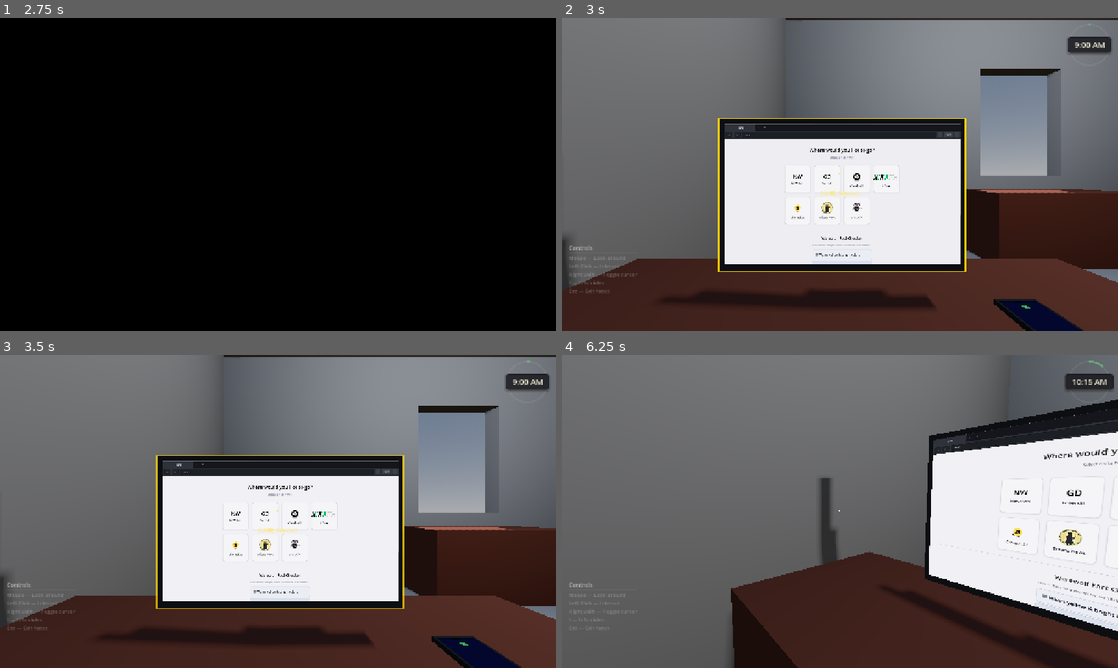
Above: before the commit, frames 1-4 (two rows, left to right).
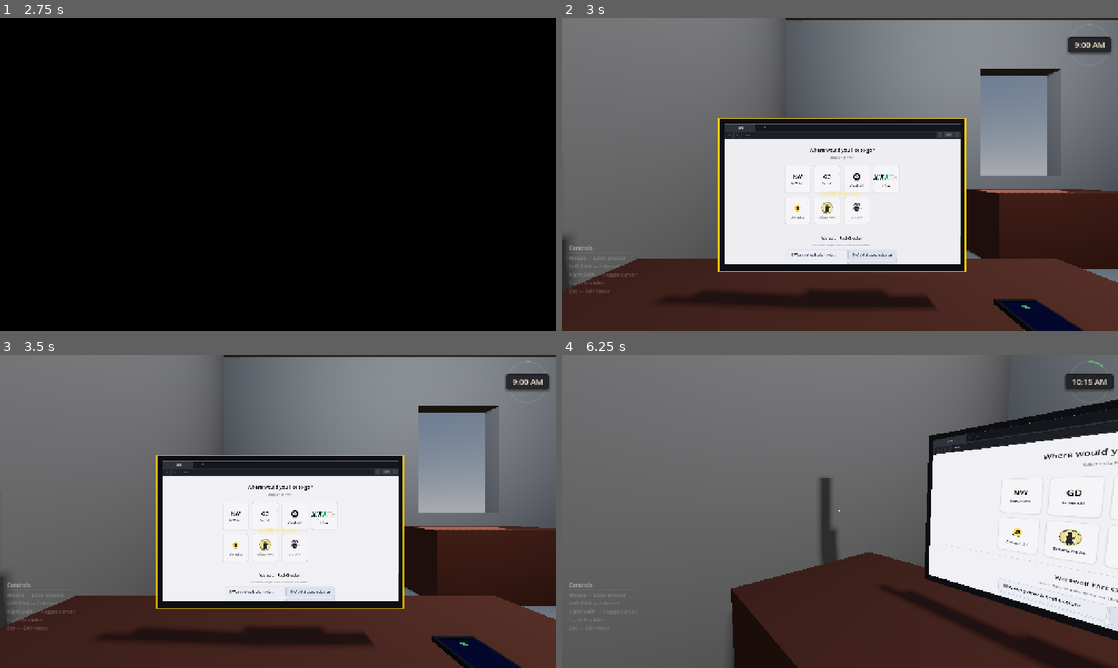
Above: after the commit, the same moments.

Repository: nickcyran/werewolf-on-campus
Game: Godot game, scene res://ui/landing_page/landing_page.tscn
Two runs of this game, one before a commit and one after it. Both use one fixed random seed, a clock stepped at 60 frames per second and the inputs below. The engine's default icon, where the game draws it, is replaced by a stand-in: a white triangle on a blue panel in a dark square. Video files are missing from this copy of the repository; at most half a second of black plays in their place. Sound files missing from this copy of the repository are replaced by a short silence.
Inputs (mouse positions are in pixels of both pictures, inside the frame that each line leads up to):
- Up to frame 1 (2.75 s): click "Next ▶" at 0.5 s; click "Next ▶" at 1.25 s; click "Begin ▶" at 2 s
- Up to frame 2 (3 s): tap Enter at 2.75 s; move the mouse to (962, 158) at 2.77 s; press the mouse at (962, 158) at 2.78 s
- Up to frame 3 (3.5 s): no input
- Up to frame 4 (6.25 s): tap Space at 3.5 s; move the mouse to (812, 511) at 3.52 s; release the mouse at (812, 511) at 3.53 s; tap I (toggle_info) at 3.6 s; click (812, 511) at 3.67 s; click "Next ▶" at 4.25 s; click "Next ▶" at 5 s; click "✕" at 5.75 s

Frame 1 is identical in both runs. In frame 2, 0.1% of the frame differs, in the area x 41-72%, y 63-78%; in frame 3, 0.1%; in frame 4, 0.2%, in the area x 78-100%, y 71-86%.

Commit message:
updated formatting on werewolf fact checker

Diff:
--- a/core/guided_learning_source.gd
+++ b/core/guided_learning_source.gd
@@ -2,17 +2,17 @@
 class_name GuidedLearningSource
 extends Resource
 
-enum Type { SCENE, IMAGE, VIDEO, AUDIO }
+enum Type {SCENE, IMAGE, VIDEO, AUDIO}
 
 @export var display_name: String = ""
-@export var url: String = ""          # shown in the chrome address bar
+@export var url: String = "" # shown in the chrome address bar
 @export var type: Type = Type.SCENE
 
 @export_group("Content")
-@export var scene: PackedScene        # Type.SCENE / Type.APP
-@export var image: Texture2D          # Type.IMAGE
-@export var video: VideoStream        # Type.VIDEO
-@export var audio: AudioStream        # Type.AUDIO
+@export var scene: PackedScene # Type.SCENE / Type.APP
+@export var image: Texture2D # Type.IMAGE
+@export var video: VideoStream # Type.VIDEO
+@export var audio: AudioStream # Type.AUDIO
 
 # ── Negative indicators ───────────────────────────────────────────────────────
 @export_group("Negative Indicators")
--- a/entities/player/components/day_end_overlay.gd
+++ b/entities/player/components/day_end_overlay.gd
@@ -25,7 +25,7 @@
 @onready var _title: Label = $DayEndCenter/TimeUpPanel/Margin/VBox/TitleLabel
 @onready var _hint: Label = $DayEndCenter/TimeUpPanel/Margin/VBox/HintLabel
 @onready var _scroll: ScrollContainer = $DayEndCenter/TimeUpPanel/Margin/VBox/Scroll
-@onready var _checklist_vbox: VBoxContainer = $DayEndCenter/TimeUpPanel/Margin/VBox/Scroll/ChecklistVBox
+@onready var _checklist_vbox: GridContainer = $DayEndCenter/TimeUpPanel/Margin/VBox/Scroll/ChecklistVBox
 @onready var _confirm: Button = $DayEndCenter/TimeUpPanel/Margin/VBox/ConfirmButton
 @onready var _result: Label = $DayEndCenter/TimeUpPanel/Margin/VBox/ResultLabel
 @onready var _vbox: VBoxContainer = $DayEndCenter/TimeUpPanel/Margin/VBox
--- a/entities/player/player.tscn
+++ b/entities/player/player.tscn
@@ -282,10 +282,12 @@
 mouse_filter = 0
 horizontal_scroll_mode = 0
 
-[node name="ChecklistVBox" type="VBoxContainer" parent="UI/DayEndOverlay/DayEndCenter/TimeUpPanel/Margin/VBox/Scroll"]
+[node name="ChecklistVBox" type="GridContainer" parent="UI/DayEndOverlay/DayEndCenter/TimeUpPanel/Margin/VBox/Scroll"]
 layout_mode = 2
 size_flags_horizontal = 3
-theme_override_constants/separation = 6
+theme_override_constants/h_separation = 6
+theme_override_constants/v_separation = 6
+columns = 2
 
 [node name="ConfirmButton" type="Button" parent="UI/DayEndOverlay/DayEndCenter/TimeUpPanel/Margin/VBox"]
 layout_mode = 2
--- a/features/sites/home/browser_home.gd
+++ b/features/sites/home/browser_home.gd
@@ -9,7 +9,7 @@
 @export var site_logos: Array[Texture2D] = []
 
 @onready var _grid: GridContainer = $Scroll/PageContent/SitesSection/Grid
-@onready var _checklist_items: VBoxContainer = $Scroll/PageContent/ChecklistSection/ChecklistMargin/ChecklistVBox/ChecklistItems
+@onready var _checklist_items: GridContainer = $Scroll/PageContent/ChecklistSection/ChecklistMargin/ChecklistVBox/ChecklistItems
 
 
 func _ready() -> void:
--- a/features/sites/home/browser_home.tscn
+++ b/features/sites/home/browser_home.tscn
@@ -129,9 +129,11 @@
 horizontal_alignment = 1
 autowrap_mode = 2
 
-[node name="ChecklistItems" type="VBoxContainer" parent="Scroll/PageContent/ChecklistSection/ChecklistMargin/ChecklistVBox" unique_id=454299659]
+[node name="ChecklistItems" type="GridContainer" parent="Scroll/PageContent/ChecklistSection/ChecklistMargin/ChecklistVBox" unique_id=454299659]
 layout_mode = 2
-theme_override_constants/separation = 4
+theme_override_constants/h_separation = 4
+theme_override_constants/v_separation = 4
+columns = 2
 
 [node name="BottomSpacer" type="Control" parent="Scroll/PageContent" unique_id=1189866278]
 custom_minimum_size = Vector2(0, 40)
